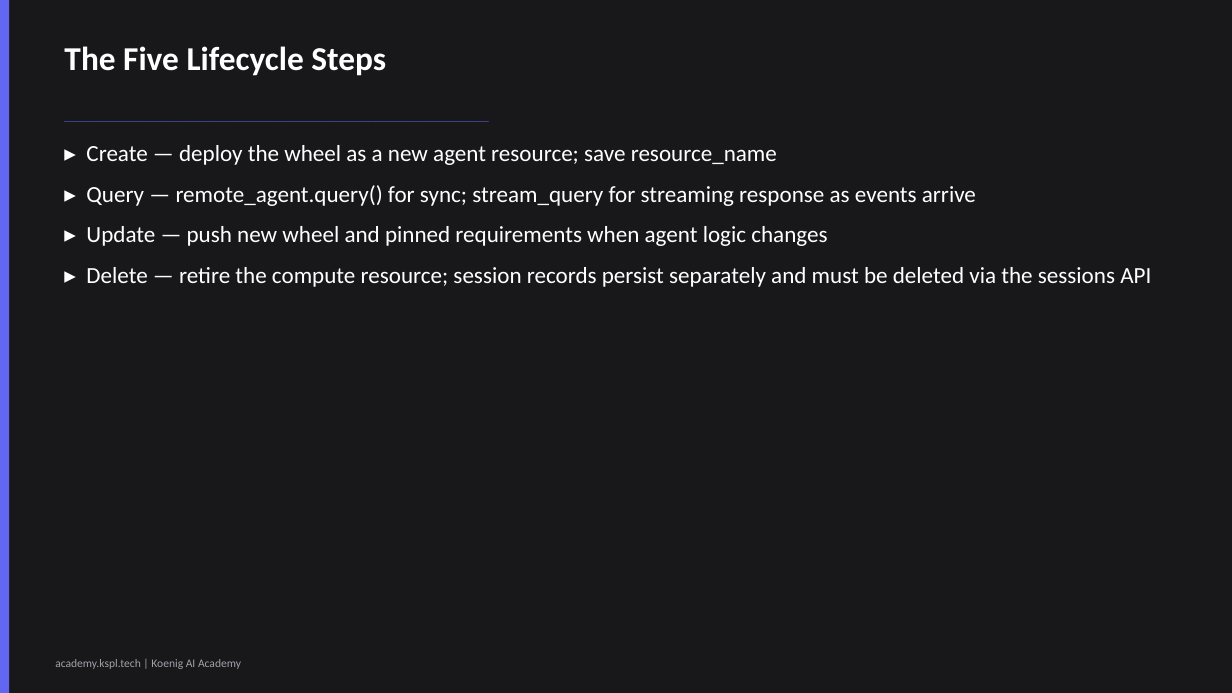
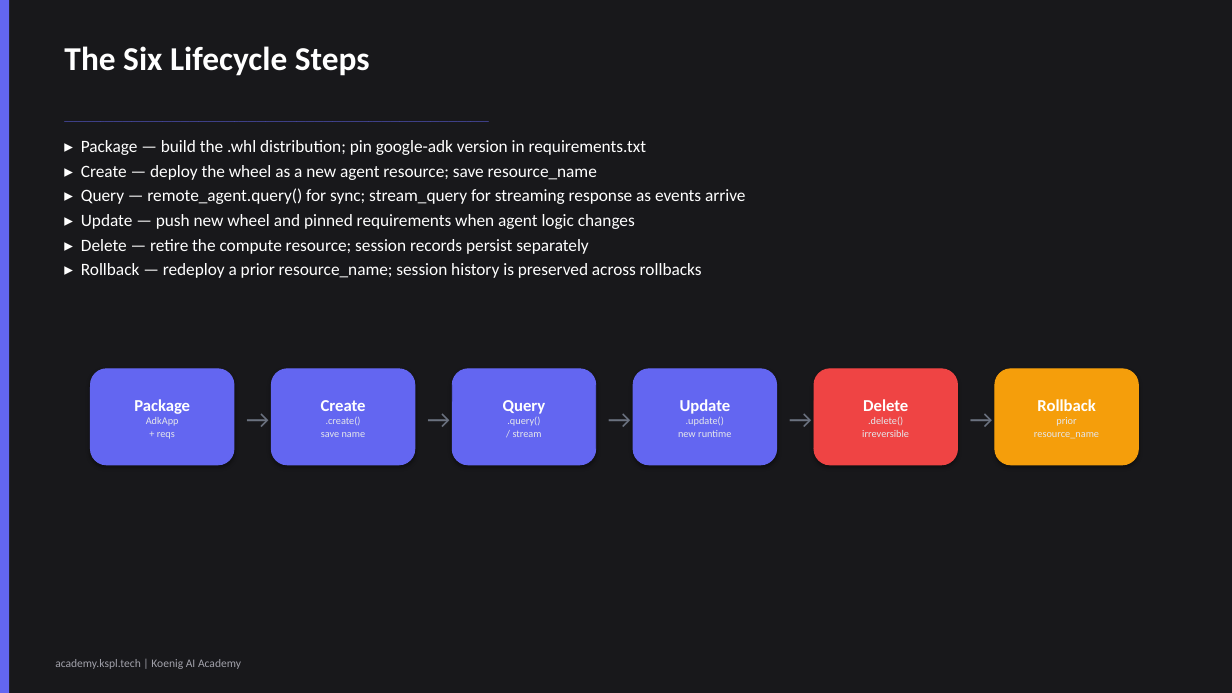
Before and after one commit to Koenig-Solutions-Private-Limited/koenig-ai-org, a slide deck: slide 10 of vault/courses/gemini-enterprise-agents/ch02-slides.pptx. Drawn at 1232x693 pixels with LibreOffice and Linux fonts; fonts in the diff are those of the drawing. Boxes give left, top, right and bottom in pixels: in the first picture for what was removed or moved away, otherwise in the second. Text is boxed around its words. In the diff, an @@ line names an element or a change of style, - is before the commit and + after.

```diff
--- a/vault/courses/gemini-enterprise-agents/ch02-slides.pptx
+++ b/vault/courses/gemini-enterprise-agents/ch02-slides.pptx
@@ text at [64,46,370,76]: text changed @@
-The Five Lifecycle Steps
+The Six Lifecycle Steps
@@ text at [81,140,647,155]: paragraph added @@
+▸ Package — build the .whl distribution; pin google-adk version in requirements.txt
@@ text at [81,165,745,229]: size 18 to 13.5 pt in "▸ Create — deploy the wheel as ...", "▸ Query — remote_agent.query() for sync; stream_query ...", "▸ Update — push new wheel and ..."; less space between paragraphs @@
@@ text at [81,239,702,278]: text changed; size 18 to 13.5 pt @@
-▸ Delete — retire the compute resource; session records persist separately and must be deleted via the sessions API
+▸ Delete — retire the compute resource; session records persist separately
+▸ Rollback — redeploy a prior resource_name; session history is preserved across rollbacks
@@ rounded rectangle added at [91,369,234,465], fill #6366F1, outline #6366F1 0.75 pt, 8 pt, text #E5E7EB @@
+Package
+AdkApp
++ reqs
@@ rounded rectangle added at [272,369,415,465], fill #6366F1, outline #6366F1 0.75 pt, 8 pt, text #E5E7EB @@
+Create
+.create()
+save name
@@ rounded rectangle added at [452,369,595,465], fill #6366F1, outline #6366F1 0.75 pt, 8 pt, text #E5E7EB @@
+Query
+.query()
+/ stream
@@ rounded rectangle added at [633,369,776,465], fill #6366F1, outline #6366F1 0.75 pt, 8 pt, text #E5E7EB @@
+Update
+.update()
+new runtime
@@ rounded rectangle added at [814,369,958,465], fill #EF4444, outline #EF4444 0.75 pt, 8 pt, text #E5E7EB @@
+Delete
+.delete()
+irreversible
@@ rounded rectangle added at [995,369,1139,465], fill #F59E0B, outline #F59E0B 0.75 pt, 8 pt, text #E5E7EB @@
+Rollback
+prior
+resource_name
@@ text added at [238,398,269,434], 20 pt, text #6B7280 @@
+→
@@ text added at [418,398,449,434], 20 pt, text #6B7280 @@
+→
@@ text added at [599,398,630,434], 20 pt, text #6B7280 @@
+→
@@ text added at [780,398,811,434], 20 pt, text #6B7280 @@
+→
@@ text added at [961,398,993,434], 20 pt, text #6B7280 @@
+→
```
Also in this commit, not shown: 1 other slide changed.
